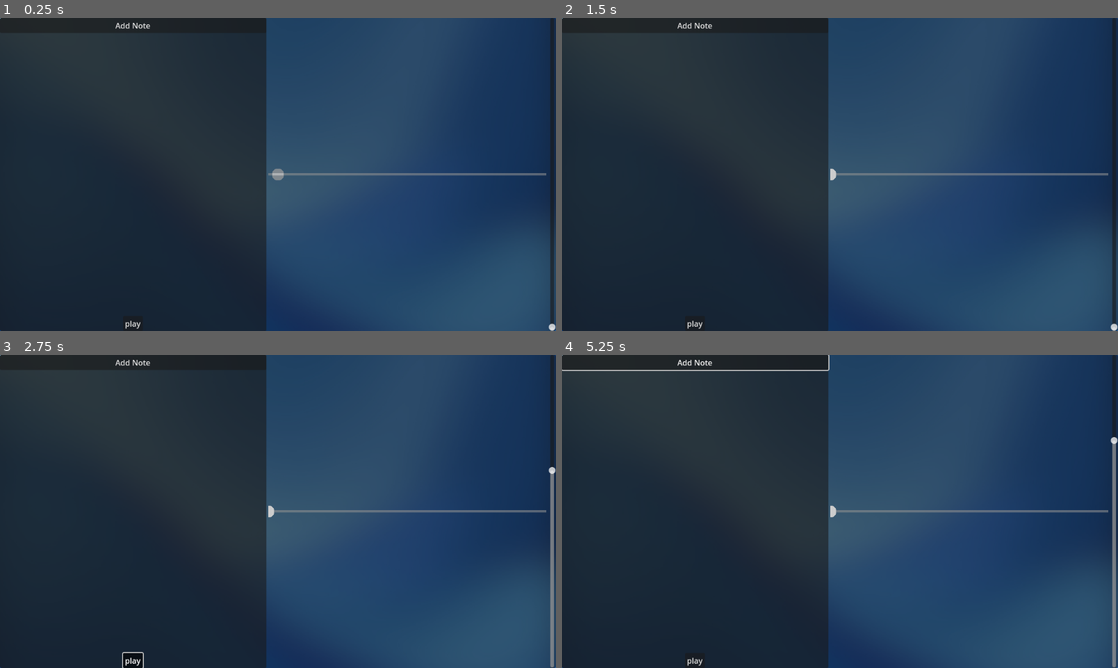
Above: before the commit, frames 1-4 (two rows, left to right).
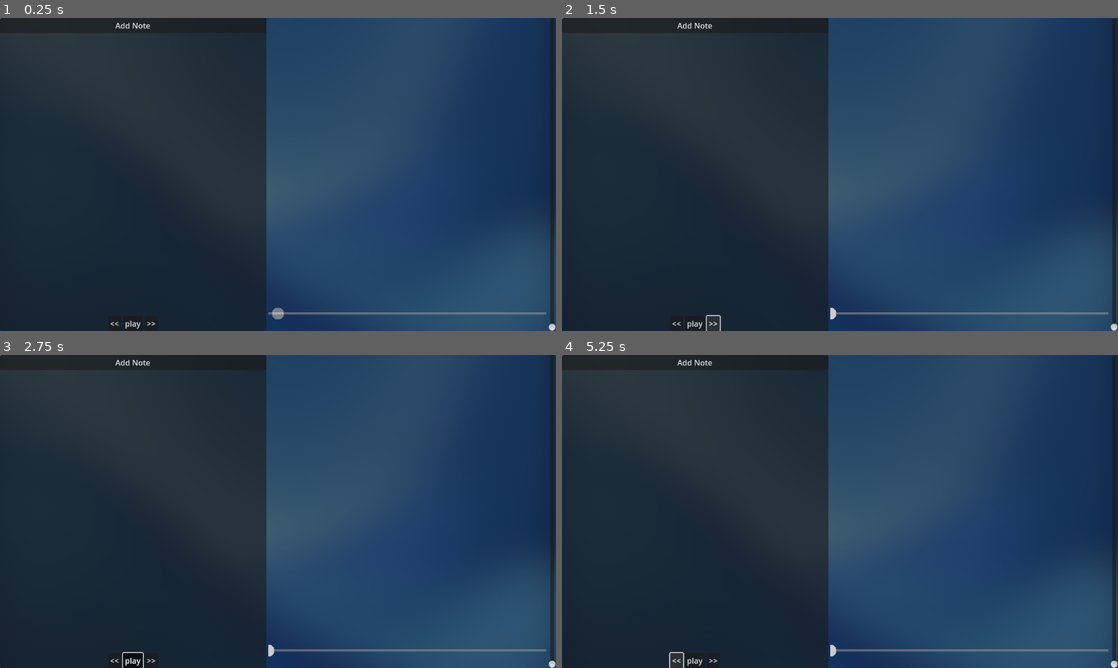
Above: after the commit, the same moments.

Repository: thezqs/Duality
Game: Godot game, scene res://editor/root_editor.tscn
Two runs of this game, one before a commit and one after it. Both use one fixed random seed, a clock stepped at 60 frames per second and the inputs below. Sound files missing from this copy of the repository are replaced by a short silence.
Inputs (mouse positions are in pixels of both pictures, inside the frame that each line leads up to):
- Up to frame 1 (0.25 s): no input
- Up to frame 2 (1.5 s): click (678, 324) at 0.5 s, where only the run after the commit has a clickable "<<"; click (712, 324) at 1.25 s, where only the run after the commit has a clickable ">>"
- Up to frame 3 (2.75 s): click "play" at 2 s
- Up to frame 4 (5.25 s): click "play" at 2.75 s; click "Add Note" at 3.5 s; click "Add Note" at 4.25 s; click (678, 661) at 5 s, where only the run after the commit has a clickable "<<"

The runs differ from the first frame. In frame 1, 0.8% of the frame differs, in the area x 19-99%, y 48-99%; in frame 2, 0.8%; in frame 3, 1.2%; in frame 4, 1.5%, in the area x 0-100%, y 0-100%.

Commit message:
ajustes en el editor

Diff:
--- a/core/line_2d.gd
+++ b/core/line_2d.gd
@@ -82,6 +82,7 @@
 		note = note as Note
 
 		var times = current_notes[note]
+
 		var denominator = times.time_end - times.time_init
 
 		# Evitamos división por cero por si acaso
@@ -118,3 +119,8 @@
 	current_notes[note_ins] = {"time_init" : time_init, "time_end" : time_end, "orig_x" : pos_x}
 
 	return note_ins
+
+func remove_note(note: Note):
+	if is_instance_valid(note):
+		note.queue_free()
+		current_notes.erase(note)
--- a/editor/line_editor.gd
+++ b/editor/line_editor.gd
@@ -12,6 +12,34 @@
 
 ## Define si se esta en modo arrastre
 var drag: = false
+
+#region funciones auxiliares
+
+## una funcion auxiliar para actualizar el slider
+func update_slider(time: int = -1):
+	if time == -1: %TimeVSilder.value = Editor.current_time_steps
+
+	%TimeVSilder.value = time
+
+## una funcion auxiliar para avanzar en steps
+func offset_seek(advance: int):
+	Editor.current_time_steps += advance
+
+	Manager.current_time = Editor.steps_to_seconds(Editor.current_time_steps)
+	update_slider()
+
+func create_note(pos: Vector2):
+	var pos_x = (pos.x - 288) * 2
+
+	var current_time_steps = snapped(Editor.current_time_steps, 1.0)
+	var time_init_steps = current_time_steps - Editor.time_before_note
+	var time_init_seg = Editor.steps_to_seconds(time_init_steps)
+
+	note_select = %Line.add_note(pos_x, time_init_seg, Editor.steps_to_seconds(current_time_steps) )
+
+#endregion
+
+#region inicio y prosesamiento en fotogramas
 
 func _ready() -> void:
 	var new_song = SongResource.new()
@@ -28,7 +56,11 @@
 func _process(delta: float) -> void:
 	if not drag and %AudioStreamPlayer.playing:
 		Manager.current_time = %AudioStreamPlayer.get_playback_position()
-		%TimeVSilder.value = Editor.current_time_steps
+		update_slider()
+
+#endregion
+
+#region edicion de notas e input
 
 func _on_time_spin_box_value_changed(value: float) -> void:
 	return
@@ -44,14 +76,11 @@
 		if event.is_pressed():
 			match event.button_index:
 				MOUSE_BUTTON_LEFT:
-					var pos_x = (event.position.x - 288) * 2
+					create_note(event.position)
 
-					var current_time_steps = snapped(Editor.current_time_steps, 1.0)
-					var time_init_steps = current_time_steps - Editor.time_before_note
-					var time_init_seg = Editor.steps_to_seconds(time_init_steps)
-
-					note_select = %Line.add_note(pos_x, time_init_seg, Editor.steps_to_seconds(current_time_steps) )
-
+func _on_play_button_toggled(toggled_on: bool) -> void:
+	if toggled_on: %AudioStreamPlayer.play(Manager.current_time)
+	else: %AudioStreamPlayer.stop()
 
 func _on_v_slider_drag_ended(_value_changed: bool) -> void:
 	drag = false
@@ -63,7 +92,3 @@
 	if drag:
 		Manager.current_time = Editor.steps_to_seconds(value)
 		%AudioStreamPlayer.seek(Manager.current_time)
-
-func _on_play_button_toggled(toggled_on: bool) -> void:
-	if toggled_on: %AudioStreamPlayer.play(Manager.current_time)
-	else: %AudioStreamPlayer.stop()
--- a/editor/root_editor.tscn
+++ b/editor/root_editor.tscn
@@ -78,11 +78,19 @@
 layout_mode = 2
 size_flags_horizontal = 4
 
+[node name="StepPreviusButton" type="Button" parent="HBoxContainer/PanelContainer/VBoxContainer3/HBoxContainer"]
+layout_mode = 2
+text = "<<"
+
 [node name="PlayButton" type="Button" parent="HBoxContainer/PanelContainer/VBoxContainer3/HBoxContainer"]
 layout_mode = 2
 size_flags_horizontal = 4
 toggle_mode = true
 text = "play"
+
+[node name="StepAfterButton" type="Button" parent="HBoxContainer/PanelContainer/VBoxContainer3/HBoxContainer"]
+layout_mode = 2
+text = ">>"
 
 [node name="SubViewportContainer" type="SubViewportContainer" parent="HBoxContainer"]
 layout_mode = 2
@@ -96,6 +104,7 @@
 [node name="Node2D" type="Node2D" parent="HBoxContainer/SubViewportContainer/SubViewport"]
 
 [node name="Camera2D" type="Camera2D" parent="HBoxContainer/SubViewportContainer/SubViewport/Node2D"]
+offset = Vector2(0, -576)
 zoom = Vector2(0.5, 0.5)
 
 [node name="Line" parent="HBoxContainer/SubViewportContainer/SubViewport/Node2D" instance=ExtResource("4_0pt4v")]
@@ -104,6 +113,7 @@
 [node name="TimeVSilder" type="VSlider" parent="HBoxContainer"]
 unique_name_in_owner = true
 layout_mode = 2
+step = 0.0
 
 [node name="AudioStreamPlayer" type="AudioStreamPlayer" parent="."]
 unique_name_in_owner = true
